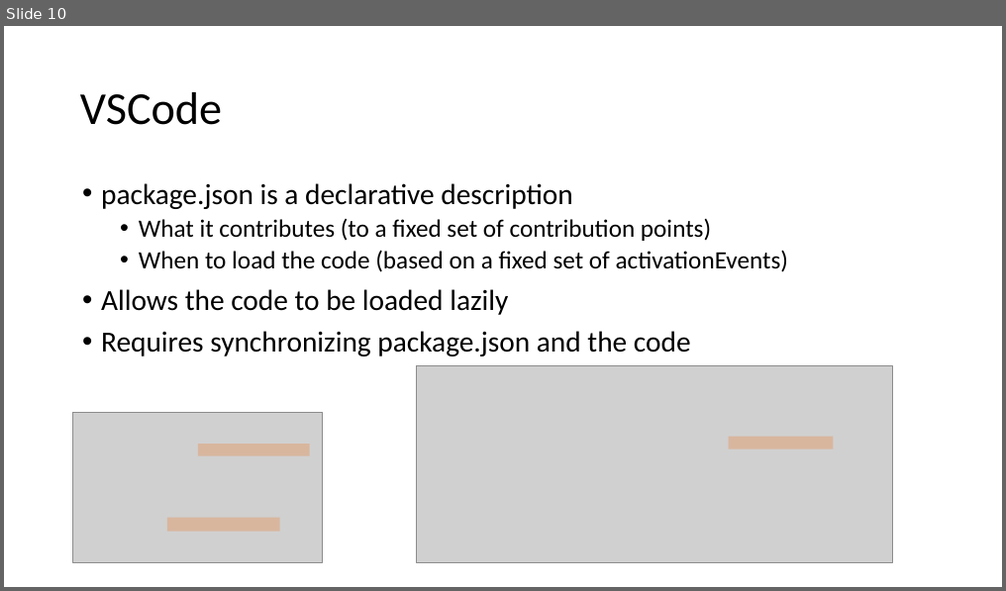
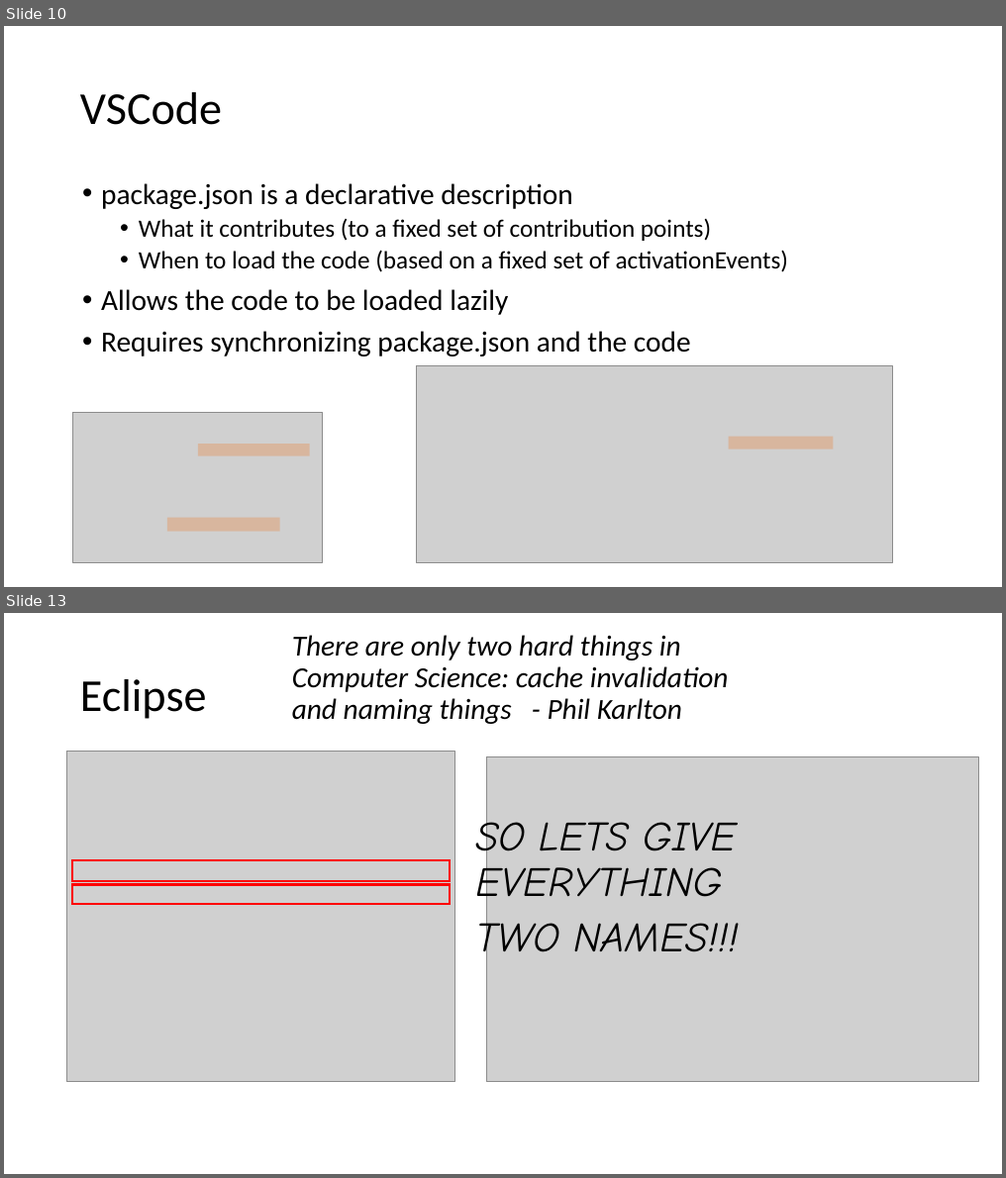
Before and after one commit to diffplug/sockets-and-plugs, a slide deck: Socket and Plugs.pptx. Shown one above the other, each under a label of ours: slide 10 before the commit, slides 10 and 13 after it; the slides between them are not shown. The pictures are 1006x591 and 1006x1178 pixels, drawn with LibreOffice and Linux fonts; fonts in the diff are those of the drawing; grey boxes stand for pictures. Boxes give left, top, right and bottom in pixels: in the first picture for what was removed or moved away, otherwise in the second. Text is boxed around its words. In the diff, an @@ line names an element or a change of style, - is before the commit and + after.

Commit message:
Eclipse example.

```diff
--- a/Socket and Plugs.pptx
+++ b/Socket and Plugs.pptx
@@ slide 13 added at <box>4,613,1002,1174</box>, background #FFFFFF @@
@@ text added at <box>292,635,729,724</box>, 28 pt, text #000000, italic @@
+There are only two hard things in Computer Science: cache invalidation and naming things - Phil Karlton
@@ title added at <box>80,679,207,719</box>, 44 pt, text #000000 @@
+Eclipse
@@ picture added at <box>67,752,455,1082</box> @@
@@ picture added at <box>487,757,979,1081</box> @@
@@ text added at <box>475,815,739,965</box>, 40 pt, text #000000, italic @@
+SO LETS GIVE EVERYTHING
+TWO NAMES!!!
@@ rectangle added at <box>73,861,450,881</box>, outline #FF0000 2.25 pt @@
@@ rectangle added at <box>73,884,450,904</box>, outline #FF0000 2.25 pt @@
```
Also in this commit, not shown: 1 slide changed, 18 other slides added, 4 slides removed, 19 other files.
